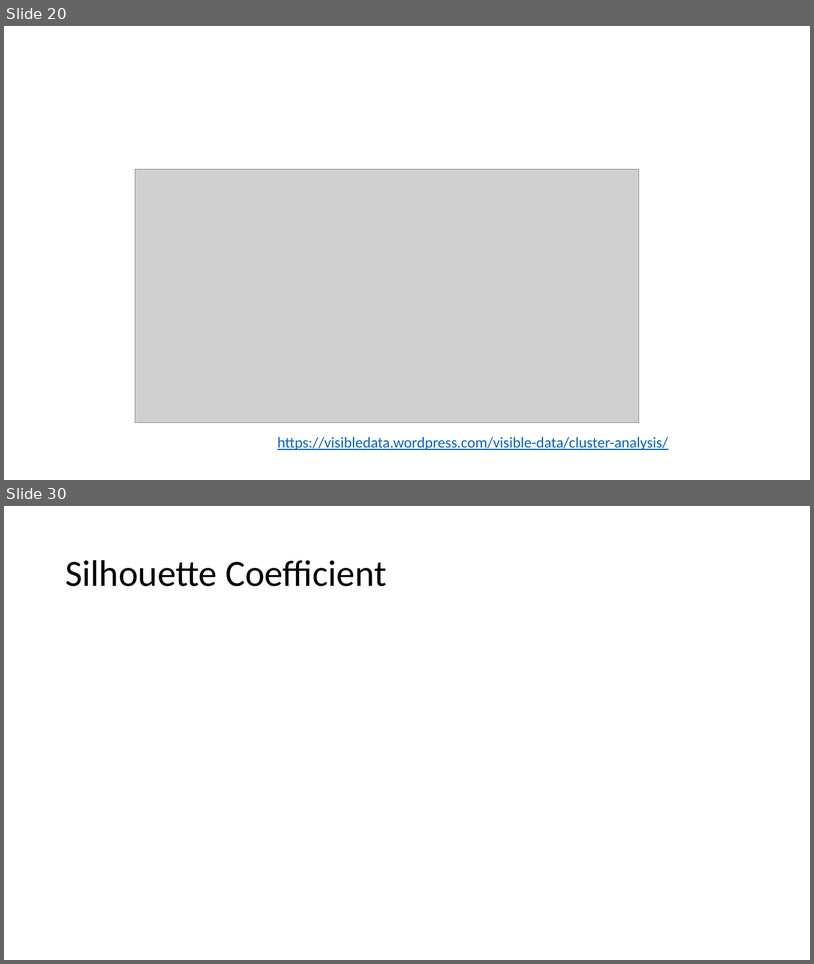
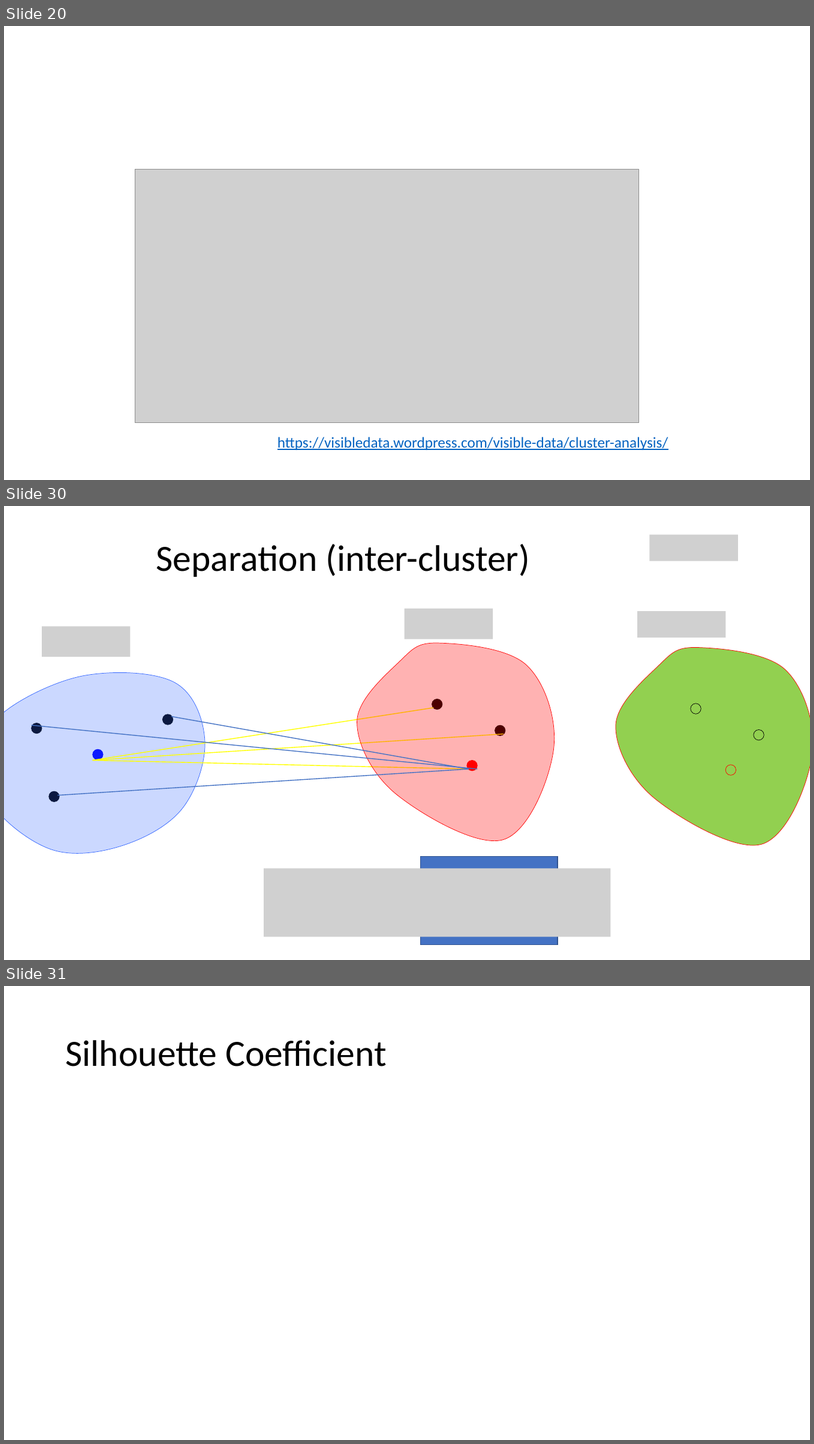
Before and after one commit to mathphysmx/teaching-ml, a slide deck: slides/04_ML_K-Means.pptx. Shown one above the other, each under a label of ours: slides 20 and 30 before the commit, slides 20, 30 and 31 after it; the slides between them are not shown. The pictures are 814x964 and 814x1444 pixels, drawn with LibreOffice and Linux fonts; fonts in the diff are those of the drawing; grey boxes stand for pictures. Boxes give left, top, right and bottom in pixels: in the first picture for what was removed or moved away, otherwise in the second. Text is boxed around its words. In the diff, an @@ line names an element or a change of style, - is before the commit and + after.

```diff
--- a/slides/04_ML_K-Means.pptx
+++ b/slides/04_ML_K-Means.pptx
@@ slide 30 added at box(4, 506, 810, 960), background #FFFFFF @@
@@ picture added at box(650, 534, 738, 561) @@
@@ title added at box(156, 544, 530, 577), 44 pt, text #000000 @@
+Separation (inter-cluster)
@@ picture added at box(404, 608, 493, 639) @@
@@ picture added at box(638, 611, 726, 638) @@
@@ picture added at box(42, 627, 131, 657) @@
@@ freeform shape added at box(357, 642, 558, 847), fill #FF0000 at 30% opacity, outline #FF0000 0.5 pt @@
@@ freeform shape added at box(615, 647, 810, 852), fill #92D050, outline #FF0000 0.5 pt @@
@@ freeform shape added at box(4, 670, 207, 856), fill #3366FF at 25% opacity, outline #3366FF 0.5 pt @@
@@ ellipse added at box(432, 699, 443, 709), fill #000000, outline #000000 0.5 pt @@
@@ ellipse added at box(691, 703, 702, 714), fill #92D050, outline #000000 0.5 pt @@
@@ line added from (434, 708) to (93, 760), #FFFF00 1 pt @@
@@ ellipse added at box(162, 714, 173, 724), fill #000000, outline #000000 0.5 pt @@
@@ line added from (171, 717) to (469, 769), #4472C4 1 pt @@
@@ ellipse added at box(31, 723, 42, 733), fill #000000, outline #000000 0.5 pt @@
@@ line added from (31, 725) to (477, 769), #4472C4 1 pt @@
@@ line added from (504, 734) to (93, 760), #FFFF00 1 pt @@
@@ ellipse added at box(495, 725, 506, 735), fill #000000, outline #000000 0.5 pt @@
@@ ellipse added at box(754, 730, 764, 740), fill #92D050, outline #000000 0.5 pt @@
@@ ellipse added at box(93, 749, 103, 759), fill #0000FF, outline #0000FF 0.5 pt @@
@@ line added from (58, 795) to (469, 769), #4472C4 1 pt @@
@@ line added from (469, 769) to (93, 760), #FFFF00 1 pt @@
@@ ellipse added at box(467, 760, 477, 771), fill #FF0000, outline #FF0000 0.5 pt @@
@@ ellipse added at box(726, 765, 737, 775), fill #92D050, outline #FF0000 0.5 pt @@
@@ ellipse added at box(49, 791, 59, 801), fill #000000, outline #000000 0.5 pt @@
@@ rectangle added at box(421, 856, 558, 945), fill #4472C4, outline #325491 1 pt @@
@@ picture added at box(264, 868, 611, 937) @@
@@ what was slide 30 is now slide 31 @@
```
Also in this commit, not shown: 5 slides changed, 2 other files.
